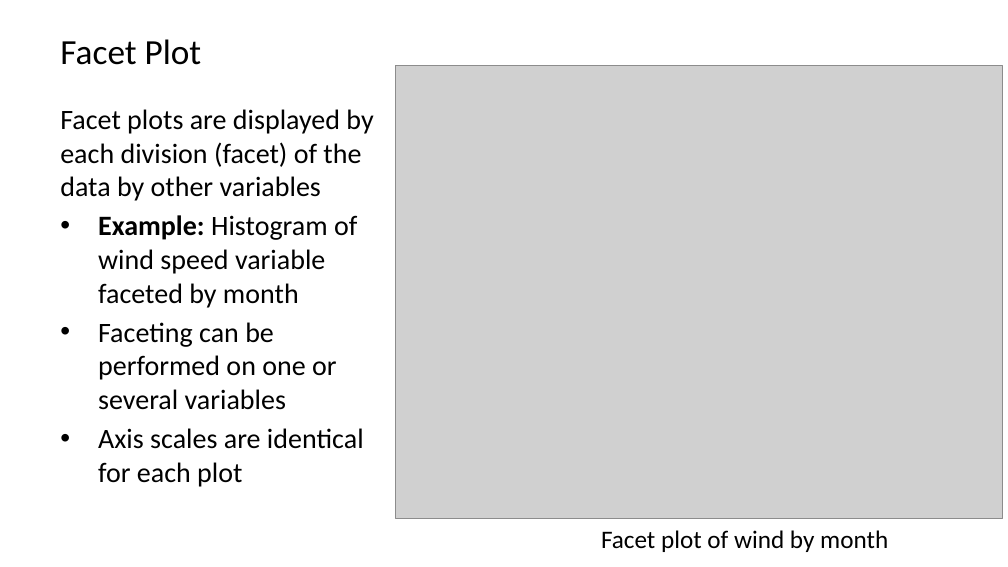
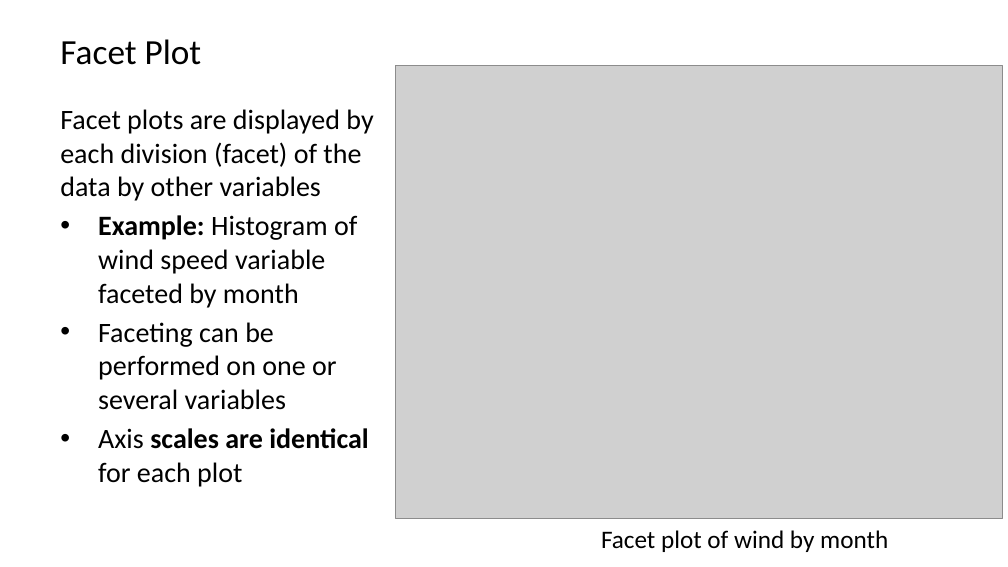
Before and after one commit to StephenElston/CSCI-E-83, a slide deck: slide 48 of LectureSlides/02_VisualizationOfLargeComplexData.pptx. Drawn at 1008x567 pixels with LibreOffice and Linux fonts; fonts in the diff are those of the drawing; grey boxes stand for pictures. Boxes give left, top, right and bottom in pixels: in the first picture for what was removed or moved away, otherwise in the second. Text is boxed around its words. In the diff, an @@ line names an element or a change of style, - is before the commit and + after.

```diff
--- a/LectureSlides/02_VisualizationOfLargeComplexData.pptx
+++ b/LectureSlides/02_VisualizationOfLargeComplexData.pptx
@@ text at [98,428,369,487]: bold on in "scales are identical" @@
```
Also in this commit, not shown: 10 other slides changed.
